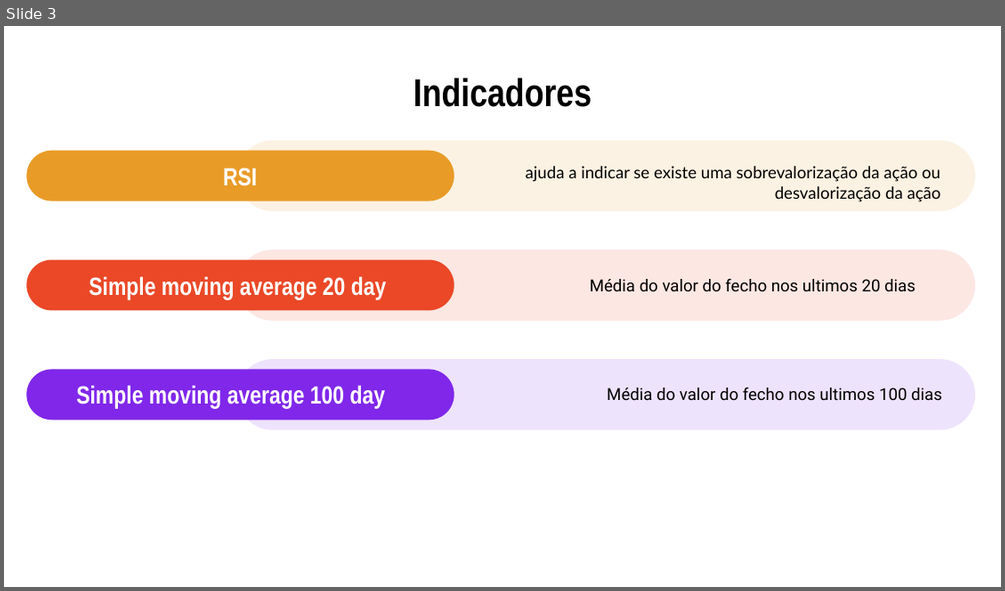
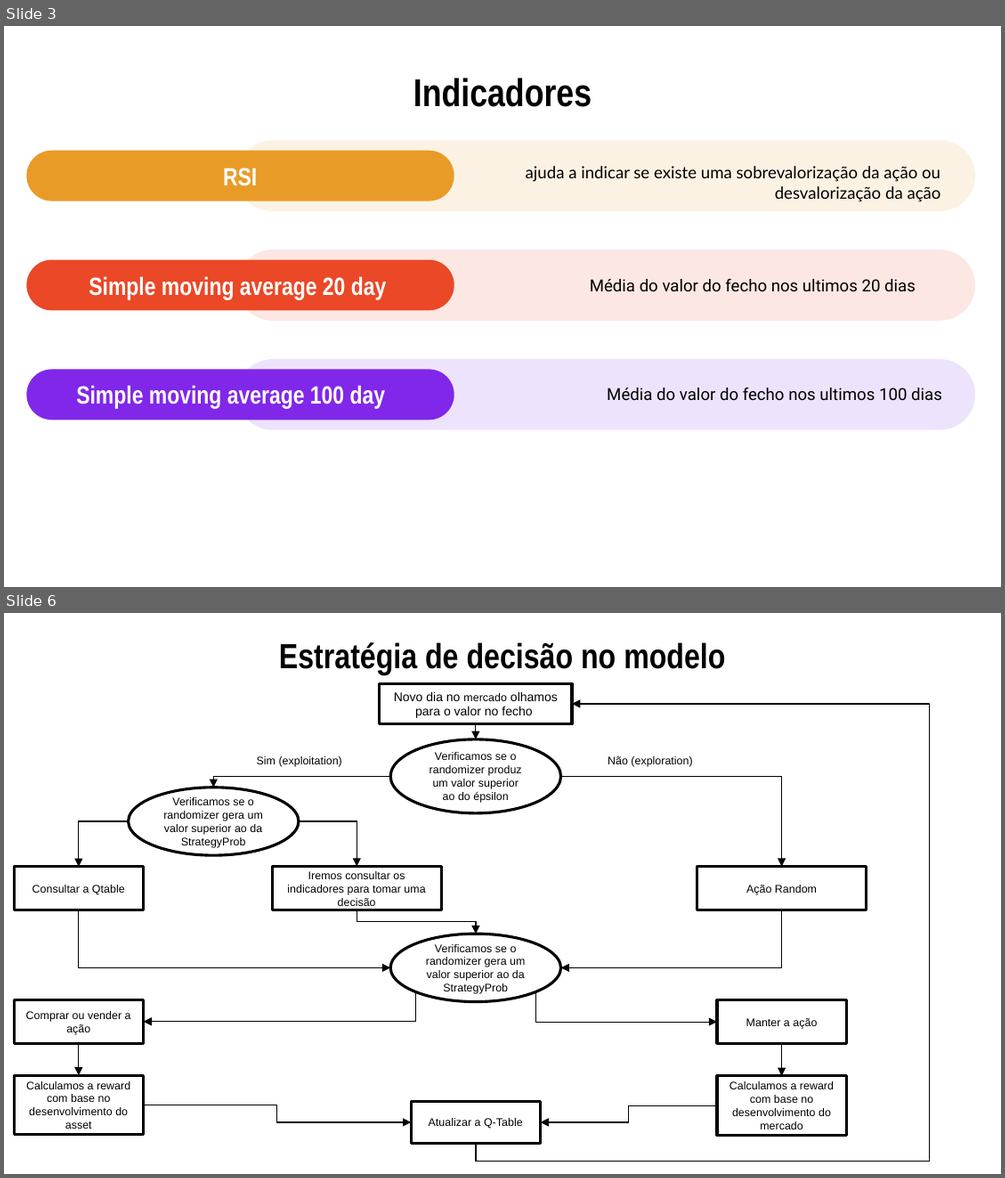
Before and after one commit to Groze2001/MCD, a slide deck: Otimizaçao_de_dados_para_bussiness_analytics/Machine Learning Infographics by Slidesgo.pptx. Shown one above the other, each under a label of ours: slide 3 before the commit, slides 3 and 6 after it; the slides between them are not shown. The pictures are 1005x591 and 1005x1178 pixels, drawn with LibreOffice and Linux fonts; fonts in the diff are those of the drawing. Boxes give left, top, right and bottom in pixels: in the first picture for what was removed or moved away, otherwise in the second. Text is boxed around its words. In the diff, an @@ line names an element or a change of style, - is before the commit and + after.

```diff
--- a/Otimizaçao_de_dados_para_bussiness_analytics/Machine Learning Infographics by Slidesgo.pptx
+++ b/Otimizaçao_de_dados_para_bussiness_analytics/Machine Learning Infographics by Slidesgo.pptx
@@ slide 6 added at (x1=4, y1=613, x2=1001, y2=1174), background #FFFFFF @@
@@ title added at (x1=279, y1=642, x2=725, y2=674), 25.2 pt, text #000000, bold @@
+Estratégia de decisão no modelo
@@ rectangle added at (x1=380, y1=684, x2=572, y2=724), fill #FFFFFF, outline #000000 2 pt, 9 pt, text #000000 @@
+Novo dia no mercado olhamos para o valor no fecho
@@ elbow arrow added from (476, 1143) to (572, 704), #000000 0.75 pt @@
@@ ellipse added at (x1=391, y1=739, x2=561, y2=813), fill #FFFFFF, outline #000000 2 pt, 8 pt, text #000000 @@
+Verificamos se o randomizer produz um valor superior ao do épsilon
@@ arrow added from (476, 723) to (476, 739), #000000 0.75 pt @@
@@ text added at (x1=257, y1=756, x2=342, y2=767), 8 pt, text #000000 @@
+Sim (exploitation)
@@ text added at (x1=607, y1=756, x2=692, y2=767), 8 pt, text #000000 @@
+Não (exploration)
@@ ellipse added at (x1=129, y1=787, x2=299, y2=855), fill #FFFFFF, outline #000000 2 pt, 8 pt, text #000000 @@
+Verificamos se o randomizer gera um valor superior ao da StrategyProb
@@ elbow arrow added from (391, 777) to (213, 787), #000000 0.75 pt @@
@@ elbow arrow added from (561, 777) to (782, 866), #000000 0.75 pt @@
@@ elbow arrow added from (129, 821) to (79, 866), #000000 0.75 pt @@
@@ elbow arrow added from (298, 821) to (356, 866), #000000 0.75 pt @@
@@ rectangle added at (x1=14, y1=866, x2=144, y2=909), fill #FFFFFF, outline #000000 2 pt, 8 pt, text #000000 @@
+Consultar a Qtable
@@ rectangle added at (x1=272, y1=866, x2=442, y2=910), fill #FFFFFF, outline #000000 2 pt, 8 pt, text #000000 @@
+Iremos consultar os indicadores para tomar uma decisão
@@ rectangle added at (x1=696, y1=866, x2=866, y2=910), fill #FFFFFF, outline #000000 2 pt, 8 pt, text #000000 @@
+Ação Random
@@ elbow arrow added from (79, 910) to (391, 968), #000000 0.75 pt @@
@@ elbow arrow added from (356, 910) to (476, 934), #000000 0.75 pt @@
@@ elbow arrow added from (782, 910) to (561, 968), #000000 0.75 pt @@
@@ ellipse added at (x1=391, y1=934, x2=561, y2=1002), fill #FFFFFF, outline #000000 2 pt, 8 pt, text #000000 @@
+Verificamos se o randomizer gera um valor superior ao da StrategyProb
@@ rectangle added at (x1=14, y1=1000, x2=144, y2=1043), fill #FFFFFF, outline #000000 2 pt, 8 pt, text #000000 @@
+Comprar ou vender a ação
@@ elbow arrow added from (416, 992) to (144, 1022), #000000 0.75 pt @@
@@ elbow arrow added from (536, 992) to (717, 1022), #000000 0.75 pt @@
@@ rectangle added at (x1=717, y1=1000, x2=846, y2=1043), fill #FFFFFF, outline #000000 2 pt, 8 pt, text #000000 @@
+Manter a ação
@@ arrow added from (79, 1043) to (79, 1076), #000000 0.75 pt @@
@@ arrow added from (782, 1044) to (782, 1076), #000000 0.75 pt @@
@@ rectangle added at (x1=14, y1=1076, x2=144, y2=1135), fill #FFFFFF, outline #000000 2 pt, 8 pt, text #000000 @@
+Calculamos a reward com base no desenvolvimento do asset
@@ rectangle added at (x1=717, y1=1076, x2=846, y2=1135), fill #FFFFFF, outline #000000 2 pt, 8 pt, text #000000 @@
+Calculamos a reward com base no desenvolvimento do mercado
@@ elbow arrow added from (144, 1104) to (411, 1122), #000000 0.75 pt @@
@@ rectangle added at (x1=411, y1=1101, x2=541, y2=1143), fill #FFFFFF, outline #000000 2 pt, 8 pt, text #000000 @@
+Atualizar a Q-Table
@@ elbow arrow added from (717, 1105) to (541, 1122), #000000 0.75 pt @@
```
Also in this commit, not shown: 4 slides changed, 5 other files.
